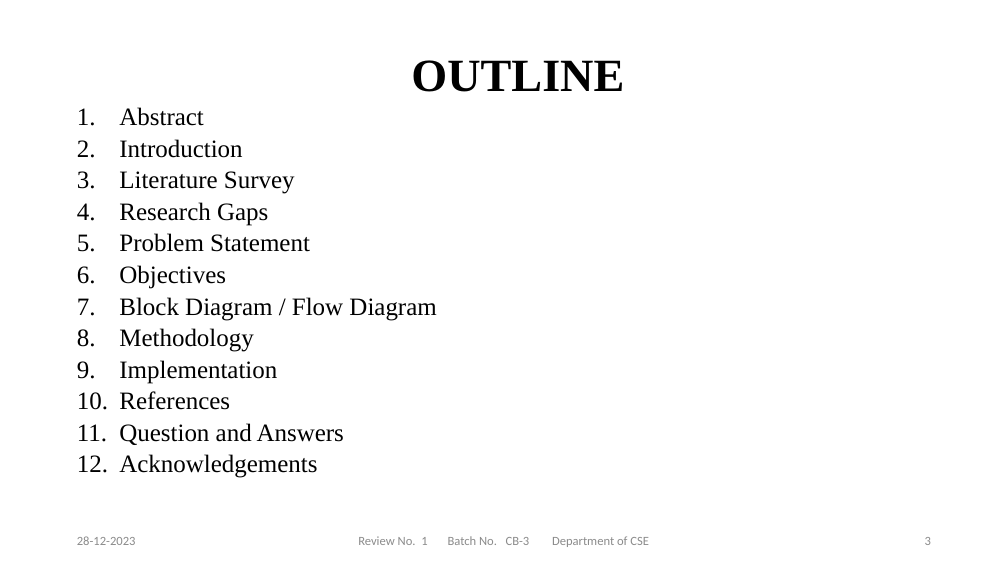
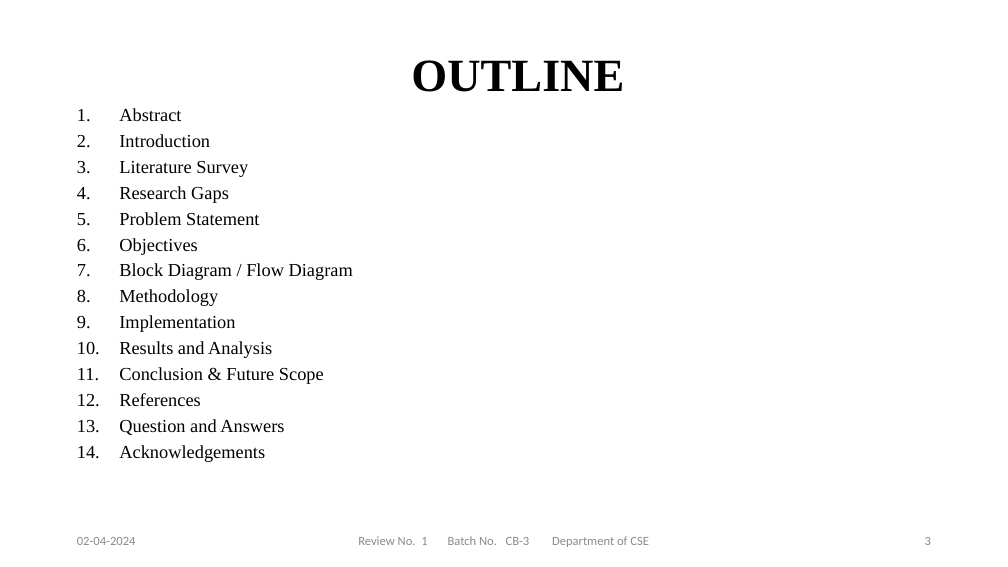
Before and after one commit to NEC-PROJECTS-2024/CB3, a slide deck: slide 3 of Documents/review-1.pptx. Drawn at 1008x567 pixels with LibreOffice and Linux fonts; fonts in the diff are those of the drawing; background and template pictures are left out. Boxes give left, top, right and bottom in pixels: in the first picture for what was removed or moved away, otherwise in the second. Text is boxed around its words. In the diff, an @@ line names an element or a change of style, - is before the commit and + after.

```diff
--- a/Documents/review-1.pptx
+++ b/Documents/review-1.pptx
@@ text at box(119, 108, 353, 462): size 23.8 to 17.5 pt in "Abstract", "Introduction", "Literature Survey", "Research Gaps" and 8 more places @@
@@ text at box(119, 341, 324, 384): paragraphs added @@
+10. Results and Analysis
+11. Conclusion & Future Scope
@@ text at box(77, 537, 136, 545): text changed @@
-28-12-2023
+02-04-2024
```
Also in this commit, not shown: 14 other slides changed, 5 slides added, 1 slide removed, 10 other files.
